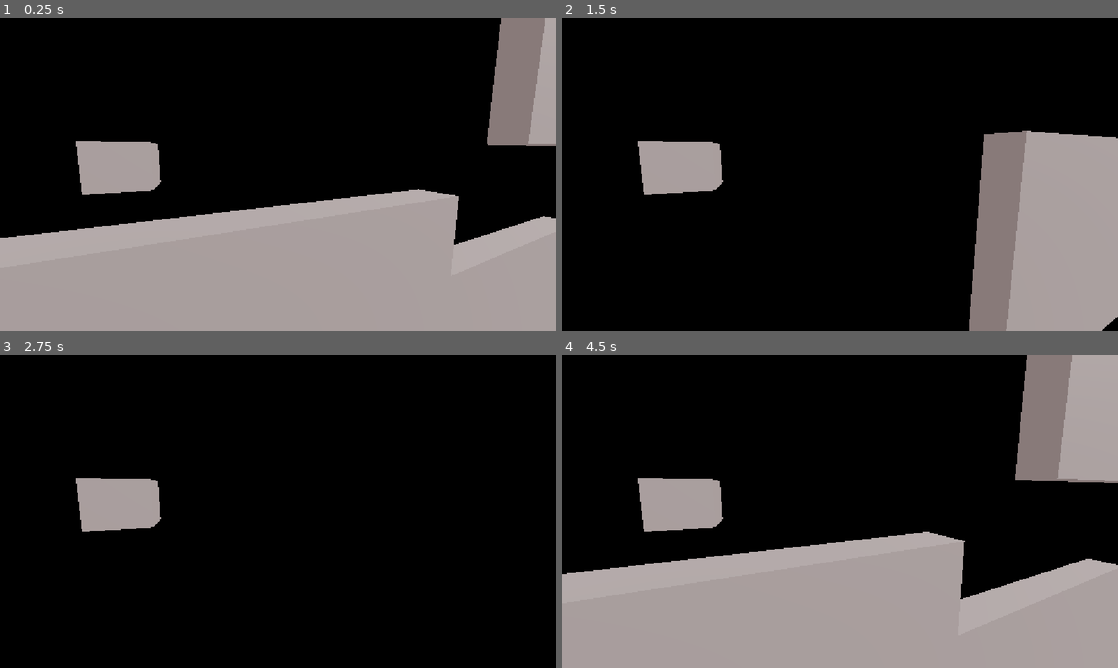
Above: before the commit, frames 1-4 (two rows, left to right).
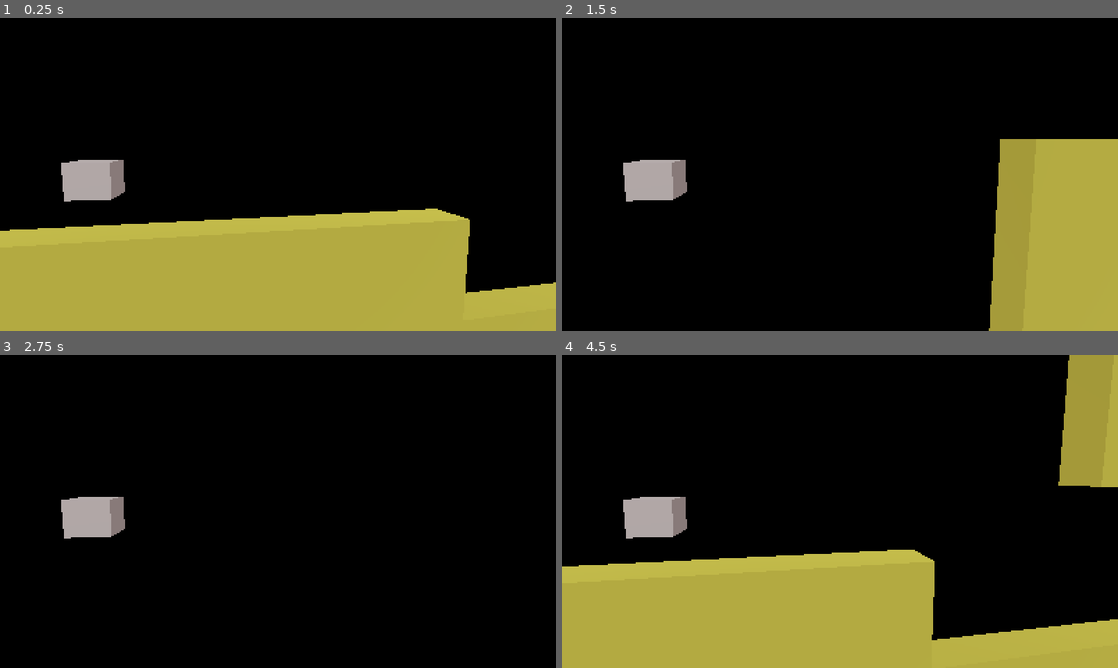
Above: after the commit, the same moments.

Repository: zommerfelds/hover-craft-gmtk-2026
Game: Godot game, scene res://main_scene.tscn
Same seed, same stepped clock (60 frames per second), same inputs: the game is played once before the commit and once after it.
Inputs:
- Up to frame 1 (0.25 s): no input
- Up to frame 2 (1.5 s): hold Space (thrust) 0.53-1.28 s
- Up to frame 3 (2.75 s): hold Space (thrust) from 2.03 s (still down)
- Up to frame 4 (4.5 s): tap Enter at 2.75 s; tap Backspace (reset) at 3.5 s; release Space (thrust) at 3.53 s

The runs differ from the first frame. In frame 1, 44% of the frame differs, in the area x 0-100%, y 0-100%; in frame 2, 18%; in frame 3, 2.3%; in frame 4, 45%.

Commit message:
some minor tweaks

Diff:
--- a/main_scene.tscn
+++ b/main_scene.tscn
@@ -10,6 +10,9 @@
 ambient_light_source = 2
 ambient_light_color = Color(0.9843158, 0.8852665, 0.87888867, 1)
 
+[sub_resource type="StandardMaterial3D" id="StandardMaterial3D_0f027"]
+albedo_color = Color(0.562211, 0.5679668, 0.19921553, 1)
+
 [node name="Node3D" type="Node3D" unique_id=1112978267]
 
 [node name="Player" type="RigidBody3D" parent="." unique_id=1776688773]
@@ -20,7 +23,8 @@
 script = ExtResource("1_0f027")
 
 [node name="Camera3D" type="Camera3D" parent="Player" unique_id=1845939483]
-transform = Transform3D(0.91558605, 0.045737207, -0.39951253, 0, 0.9935106, 0.11373961, 0.40212205, -0.104138404, 0.9096445, 0.76719964, 0.19132745, 3.3219032)
+transform = Transform3D(0.980481, 0.022362756, -0.19533773, 4.147811e-10, 0.9935106, 0.11373962, 0.1966136, -0.111519516, 0.9741183, 2.0250688, 0.67024136, 5.7135687)
+fov = 53.9
 
 [node name="PlayerVisual" type="CSGCombiner3D" parent="Player" unique_id=1783345853]
 
@@ -39,9 +43,10 @@
 environment = SubResource("Environment_jp3p1")
 
 [node name="DirectionalLight3D" type="DirectionalLight3D" parent="." unique_id=1437710427]
-transform = Transform3D(0.860911, -0.16740502, 0.4804246, -0.27529672, 0.6408287, 0.71662426, -0.42783636, -0.74920905, 0.50561047, -2.7519145, 0, 5.2655764)
+transform = Transform3D(0.71496415, 0.6348036, -0.29300302, -0.2752967, 0.6408287, 0.71662426, 0.64268035, -0.4316979, 0.63292885, -2.7519145, 0, 5.2655764)
 
 [node name="CSGCombiner3D" type="CSGCombiner3D" parent="." unique_id=1486677997]
+material_override = SubResource("StandardMaterial3D_0f027")
 use_collision = true
 
 [node name="CSGBox3D10" type="CSGBox3D" parent="CSGCombiner3D" unique_id=27216595]
--- a/player.gd
+++ b/player.gd
@@ -20,7 +20,6 @@
 
 	var thrust = 0
 
-
 	var pid_output = pid_controller.calculate(1, dist, delta)
 	print(pid_output, " ", dist)
 	thrust = max(0, 30 * pid_output)
--- a/project.godot
+++ b/project.godot
@@ -17,6 +17,8 @@
 
 [display]
 
+window/size/viewport_width=1600
+window/size/viewport_height=900
 window/size/initial_position_type=0
 window/size/initial_screen=2
 window/stretch/mode="canvas_items"
@@ -27,6 +29,7 @@
 thrust={
 "deadzone": 0.2,
 "events": [Object(InputEventKey,"resource_local_to_scene":false,"resource_name":"","device":-1,"window_id":0,"alt_press …(191 unchanged characters)…
+, Object(InputEventKey,"resource_local_to_scene":false,"resource_name":"","device":-1,"window_id":0,"alt_pressed":false,"shift_pressed":false,"ctrl_pressed":false,"meta_pressed":false,"pressed":false,"keycode":0,"physical_keycode":4194320,"key_label":0,"unicode":0,"location":0,"echo":false,"script":null)
 ]
 }
 reset={
